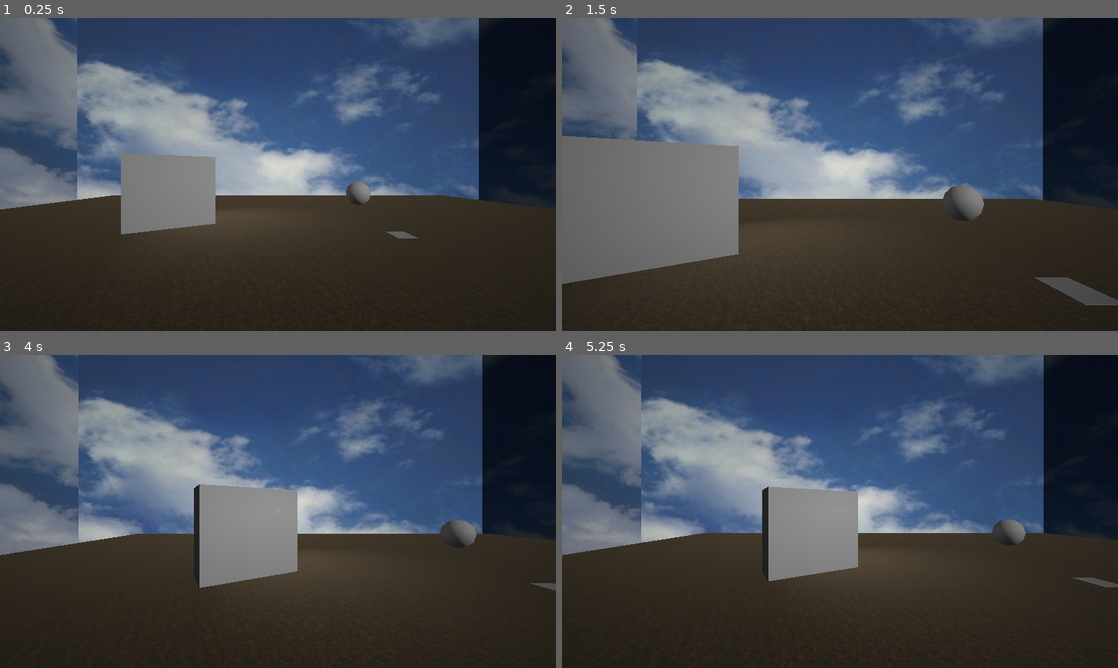
Above: before the commit, frames 1-4 (two rows, left to right).
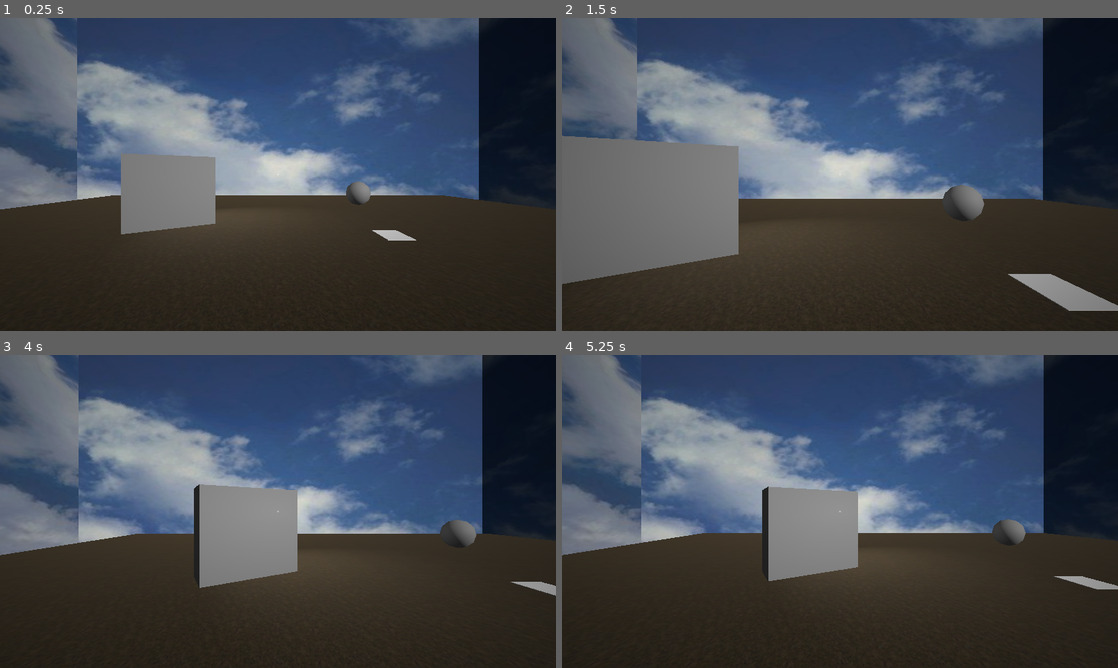
Above: after the commit, the same moments.

Repository: Sea-Men-Studios/Despair
Game: Godot game, scene res://scenes/test_environment.tscn
Same seed, same stepped clock (60 frames per second), same inputs: the game is played once before the commit and once after it.
Inputs (mouse positions are in pixels of both pictures, inside the frame that each line leads up to):
- Up to frame 1 (0.25 s): no input
- Up to frame 2 (1.5 s): tap Enter at 0.5 s; move the mouse to (812, 237) at 0.52 s; hold W 0.53-1.25 s; hold E (interact) 0.53-1.25 s; click (812, 237) at 0.67 s; drag from (1006, 221) to (812, 237) at 1.27 s
- Up to frame 3 (4 s): tap Space at 2 s; move the mouse to (111, 464) at 2.02 s; hold A 2.03-2.75 s; hold E (interact) 2.03-2.75 s; tap Q at 2.1 s; drag from (305, 511) to (111, 464) at 2.77 s; tap Enter at 3.5 s; move the mouse to (194, 433) at 3.52 s; hold S from 3.53 s (still down); hold E (interact) from 3.53 s (still down); tap Alt at 3.6 s
- Up to frame 4 (5.25 s): release S at 4.25 s; release E (interact) at 4.25 s; drag from (962, 495) to (756, 433) at 4.27 s; tap Space at 5 s; move the mouse to (728, 527) at 5.02 s; hold W from 5.03 s (still down); hold E (interact) from 5.03 s (still down); click (728, 527) at 5.17 s

The runs differ from the first frame. In frame 1, 0.2% of the frame differs, in the area x 66-76%, y 67-72%; in frame 2, 1.2%, in the area x 80-100%, y 81-94%; in frame 3, 0.2%; in frame 4, 0.3%.
Error after the commit: Invalid assignment of property or key 'target_inventory' with value of type 'Node3D (inventory.gd)' on a base object of type 'Nil'. (res://src/player/interacti…

Commit message:
Finished interaction framework

Diff:
--- a/scenes/test_environment.tscn
+++ b/scenes/test_environment.tscn
@@ -16,7 +16,7 @@
 shader_parameter/outer_radius = 4.0
 
 [sub_resource type="StyleBoxFlat" id="StyleBoxFlat_83ng5"]
-bg_color = Color(1, 1, 1, 0.19607843)
+bg_color = Color(1, 1, 1, 0.39215687)
 corner_radius_top_left = 50
 corner_radius_top_right = 50
 corner_radius_bottom_right = 50
@@ -59,10 +59,13 @@
 data = PackedVector3Array(-1.4458, 1.2602, 0.5, 1.4458, 1.2602, 0.5, -1.4458, -1.2602, 0.5, 1.4458, 1.2602, 0.5, 1.4458 …(716 unchanged characters)…
 
 [sub_resource type="BoxMesh" id="BoxMesh_frvy6"]
-size = Vector3(1, 1, 0.0107421875)
+size = Vector3(0.8, 1, 0.011)
+
+[sub_resource type="StandardMaterial3D" id="StandardMaterial3D_0hxc1"]
+resource_local_to_scene = true
 
 [sub_resource type="BoxShape3D" id="BoxShape3D_83ng5"]
-size = Vector3(1, 1, 0.12207031)
+size = Vector3(0.8, 1, 0.122)
 
 [node name="Game" type="Node3D" unique_id=204302908]
 
@@ -70,9 +73,10 @@
 transform = Transform3D(1, 0, 0, 0, 1, 0, 0, 0, 1, 0, 2.9400816, 3.7366195)
 script = ExtResource("1_8ya4j")
 
-[node name="Interactor" type="Node3D" parent="Player" unique_id=251728735 node_paths=PackedStringArray("camera", "inventory")]
+[node name="Interactor" type="Node3D" parent="Player" unique_id=251728735 node_paths=PackedStringArray("camera", "crosshair", "inventory")]
 script = ExtResource("2_frvy6")
 camera = NodePath("..")
+crosshair = NodePath("../GUI/Crosshair")
 inventory = NodePath("../Inventory")
 
 [node name="Inventory" type="Node3D" parent="Player" unique_id=699497259 node_paths=PackedStringArray("camera")]
@@ -156,12 +160,13 @@
 use_collision = true
 
 [node name="Note" type="Node3D" parent="World" unique_id=101931614]
-transform = Transform3D(0.6012584, 0, 0, 0, -3.254851e-08, -1, 0, 0.74462306, -4.371139e-08, 3.765592, 1.0991874, -2.510288)
+transform = Transform3D(1, 0, 0, 0, -4.371139e-08, -1, 0, 1, -4.371139e-08, 3.5, 1.099, -2.51)
 script = ExtResource("7_b2arr")
 
 [node name="MeshInstance3D" type="MeshInstance3D" parent="World/Note" unique_id=1545694441]
 transform = Transform3D(1, 0, 0, 0, 1, -7.1054274e-15, 0, 0, 1, 0, 0, 0)
 mesh = SubResource("BoxMesh_frvy6")
+surface_material_override/0 = SubResource("StandardMaterial3D_0hxc1")
 
 [node name="StaticBody3D" type="StaticBody3D" parent="World/Note" unique_id=1747417670]
 
--- a/src/player/interaction.gd
+++ b/src/player/interaction.gd
@@ -1,16 +1,28 @@
 extends Node3D
 
 @export var camera: Camera3D
+@export var crosshair: PanelContainer
 @export var inventory: Node3D
 @export var player_hitbox: CollisionShape3D
 
+var init_crosshair_size: Vector2
+
 const RAY_LENGTH = 5 # Reach distance
 var space_state: PhysicsDirectSpaceState3D
+var hovered_obj: InteractableObject = null
+
+func _ready():
+	init_crosshair_size = crosshair.get_size()
 
 func _physics_process(_delta: float) -> void:
 	space_state = get_world_3d().direct_space_state
+	check_hovered()
 
 func interact():
+	hovered_obj.target_inventory = inventory
+	hovered_obj.interact()
+
+func check_hovered():
 	var viewport_center = Vector2(1920, 1080) / 2
 
 	var origin = camera.project_ray_origin(viewport_center)
@@ -25,8 +37,11 @@
 	if result:
 		var obj_node = result["collider"].get_parent()
 		if obj_node is InteractableObject:
-			obj_node.target_inventory = inventory
-			obj_node.interact()
+			crosshair.set_size(init_crosshair_size * 2)
+			hovered_obj = obj_node
+		else:
+			crosshair.set_size(init_crosshair_size)
+			hovered_obj = null
 
 func _input(event: InputEvent) -> void:
 	if event is InputEventKey:
--- a/src/player/inventory.gd
+++ b/src/player/inventory.gd
@@ -8,4 +8,4 @@
 	if held_object:
 		held_object.global_rotation = camera.global_rotation +  held_object.held_orientation
 
-		held_object.global_position = camera.global_position + -camera.global_transform.basis.z
+		held_object.global_position = camera.global_position + -camera.global_transform.basis.z + camera.global_transform.basis.x*0.8
